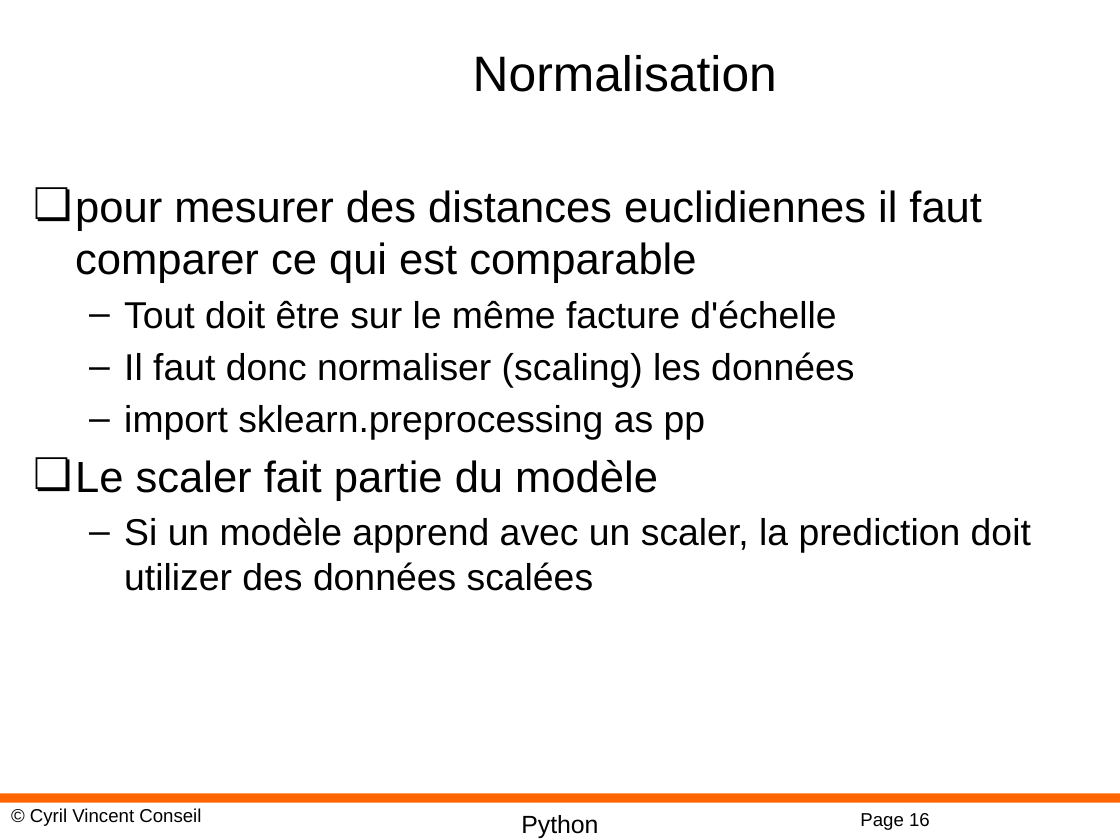
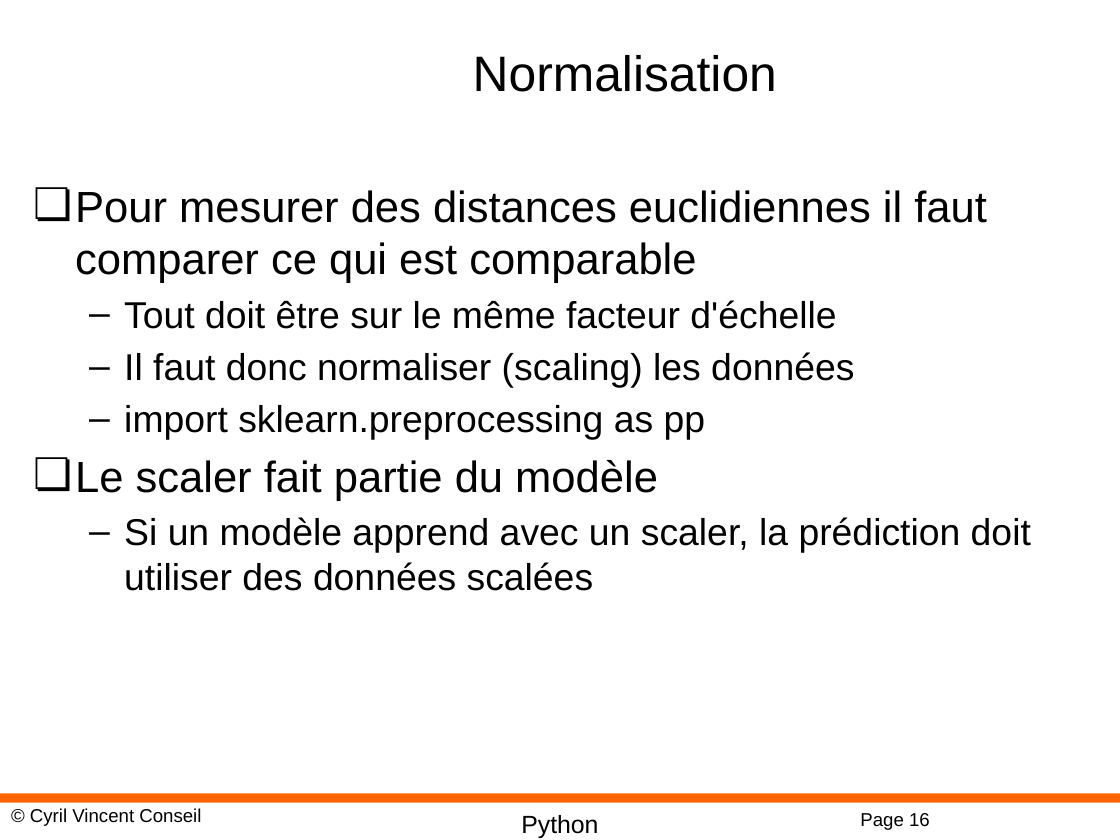
Before and after one commit to cyrilvincent/ML, a slide deck: slide 16 of PPT/MachineLearning14-KNN.pptx. Drawn at 1120x840 pixels with LibreOffice and Linux fonts; fonts in the diff are those of the drawing; background and template pictures are left out. Boxes give left, top, right and bottom in pixels: in the first picture for what was removed or moved away, otherwise in the second. Text is boxed around its words. In the diff, an @@ line names an element or a change of style, - is before the commit and + after.

```diff
--- a/PPT/MachineLearning14-KNN.pptx
+++ b/PPT/MachineLearning14-KNN.pptx
@@ text at [75,190,987,329]: text changed @@
-❏ pour mesurer des distances euclidiennes il faut comparer ce qui est comparable
-  – Tout doit être sur le même facture d'échelle
+❏ Pour mesurer des distances euclidiennes il faut comparer ce qui est comparable
+  – Tout doit être sur le même facteur d'échelle
@@ text at [124,517,1031,591]: text changed @@
-  – Si un modèle apprend avec un scaler, la prediction doit utilizer des données scalées
+  – Si un modèle apprend avec un scaler, la prédiction doit utiliser des données scalées
```
Also in this commit, not shown: 5 other files.
